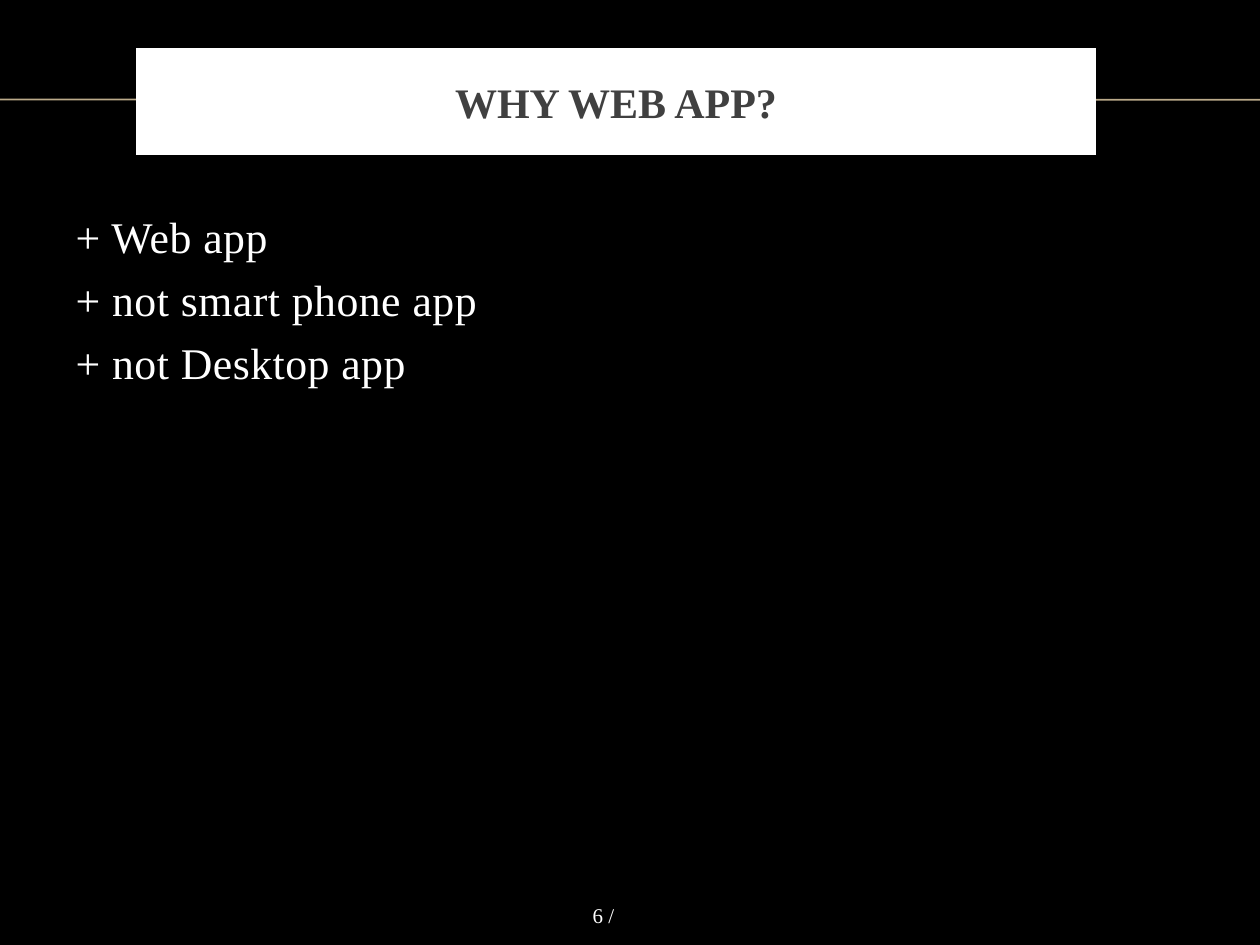
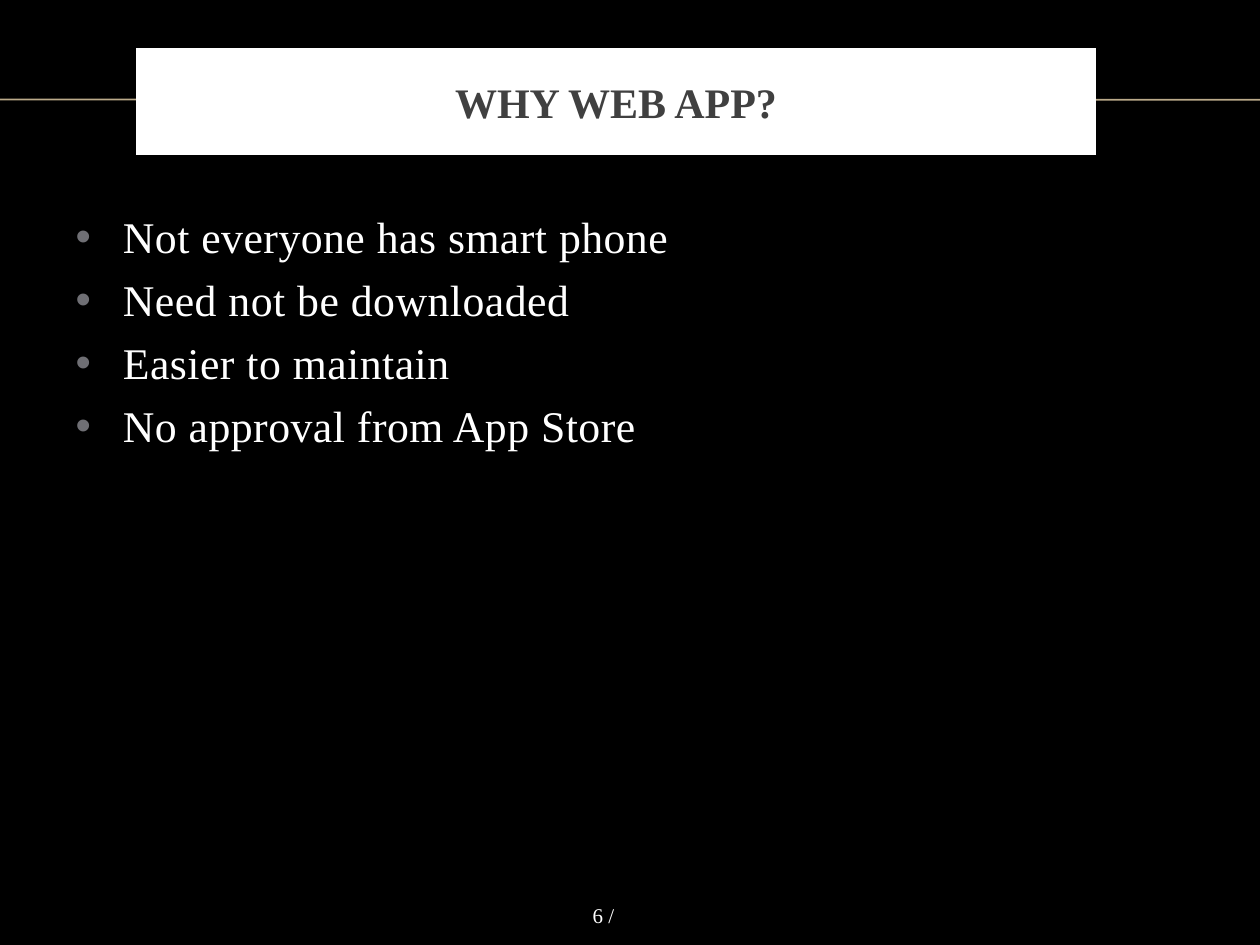
Before and after one commit to vong-srey/Paravantage, a slide deck: slide 6 of Presentation.pptx. Drawn at 1260x945 pixels with LibreOffice and Linux fonts; fonts in the diff are those of the drawing; background and template pictures are left out. Boxes give left, top, right and bottom in pixels: in the first picture for what was removed or moved away, otherwise in the second. Text is boxed around its words. In the diff, an @@ line names an element or a change of style, - is before the commit and + after.

```diff
--- a/Presentation.pptx
+++ b/Presentation.pptx
@@ text at box(123, 222, 668, 451): text changed @@
-+ Web app
-+ not smart phone app
-+ not Desktop app
+• Not everyone has smart phone
+• Need not be downloaded
+• Easier to maintain
+• No approval from App Store
```
Also in this commit, not shown: 4 other slides changed.
